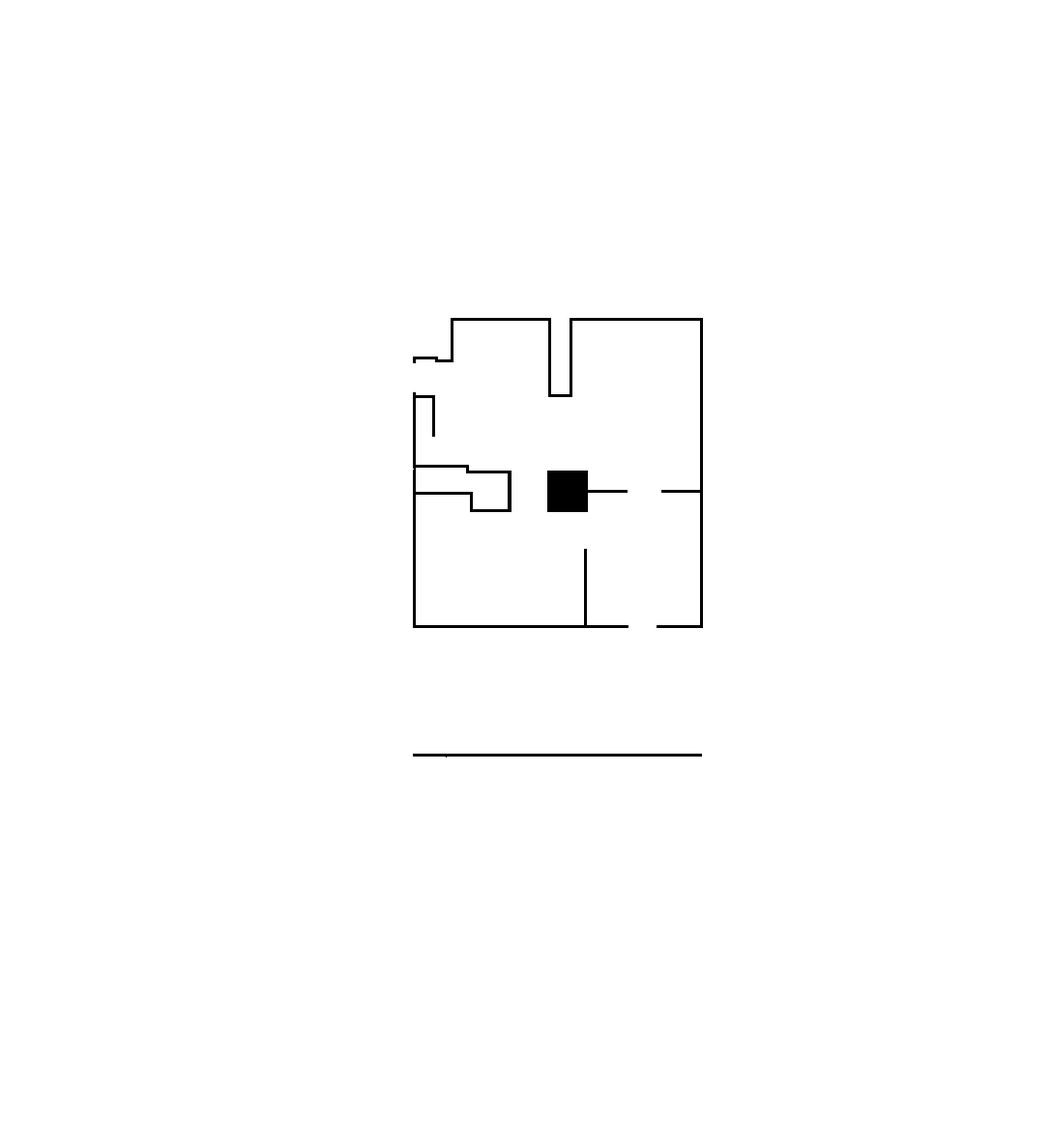
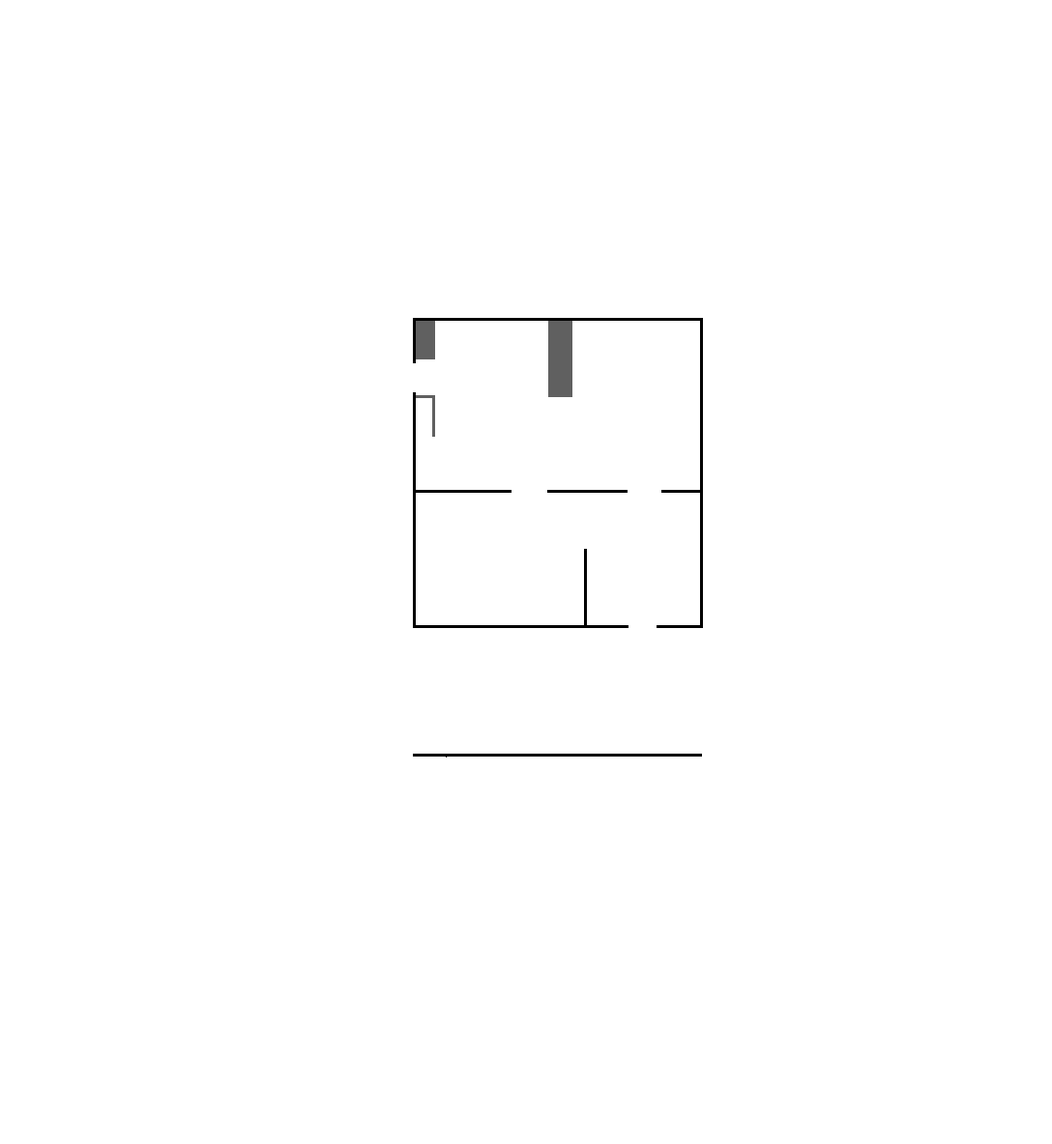
Layered file, before and after one edit (w=1052, h=1144). Changes by layer:
painted on "walls" over bbox(412, 317, 588, 758)
